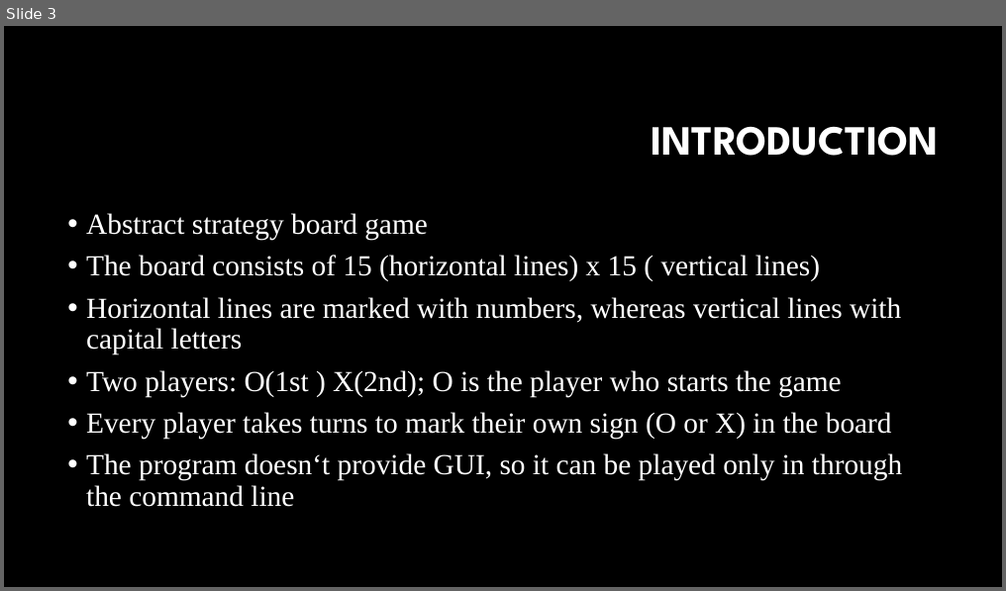
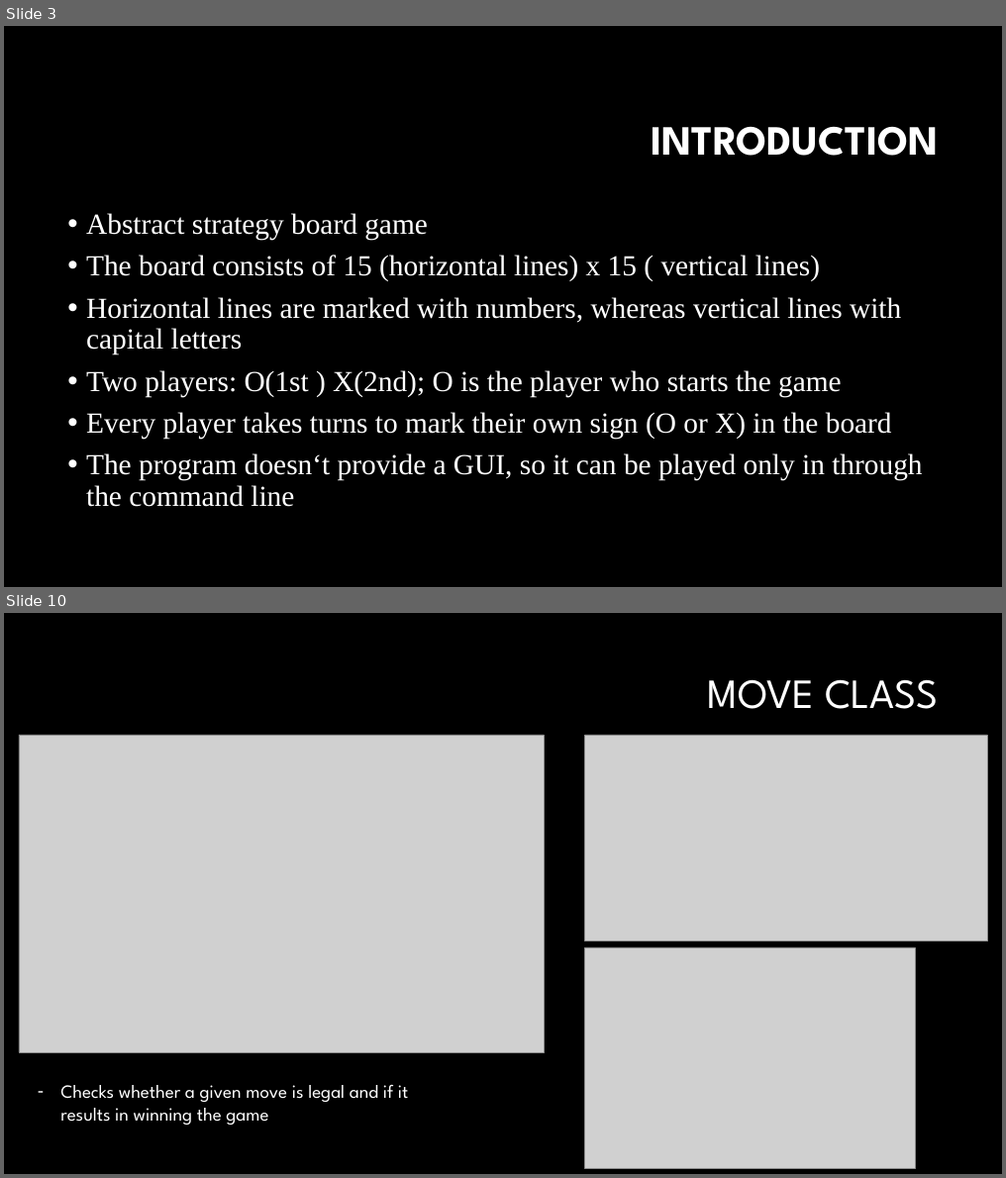
Before and after one commit to SimenSverdrup/Gomoku, a slide deck: Presentation-Gomoku.pptx. Shown one above the other, each under a label of ours: slide 3 before the commit, slides 3 and 10 after it; the slides between them are not shown. The pictures are 1006x591 and 1006x1178 pixels, drawn with LibreOffice and Linux fonts; fonts in the diff are those of the drawing; grey boxes stand for pictures; background and template pictures are left out. Boxes give left, top, right and bottom in pixels: in the first picture for what was removed or moved away, otherwise in the second. Text is boxed around its words. In the diff, an @@ line names an element or a change of style, - is before the commit and + after.

```diff
--- a/Presentation-Gomoku.pptx
+++ b/Presentation-Gomoku.pptx
@@ slide 10 added at <box>4,613,1002,1174</box>, background #000000 @@
@@ title added at <box>708,679,938,709</box>, 40 pt, text #FFFFFF @@
+MOVE CLASS
@@ picture added at <box>19,735,544,1054</box> @@
@@ picture added at <box>585,735,987,942</box> @@
@@ picture added at <box>585,948,915,1169</box> @@
@@ text added at <box>60,1084,408,1125</box>, 18 pt, text #FFFFFF @@
+– Checks whether a given move is legal and if it results in winning the game
@@ slide 3 changed as well @@
@@ text at <box>86,454,922,507</box>: text changed @@
-• The program doesn‘t provide GUI, so it can be played only in through the command line
+• The program doesn‘t provide a GUI, so it can be played only in through the command line
```
Also in this commit, not shown: 2 other slides changed, 12 other slides added.
